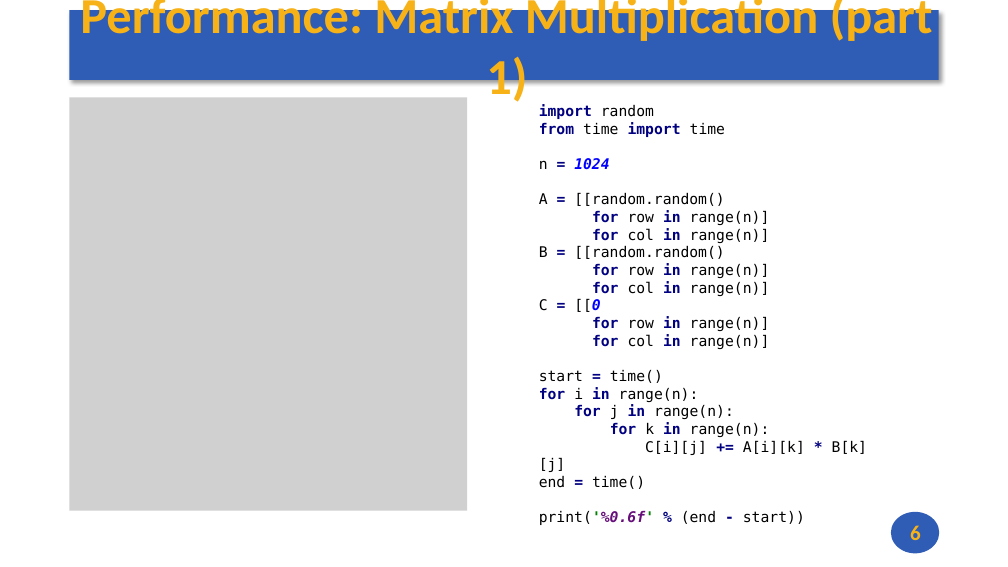
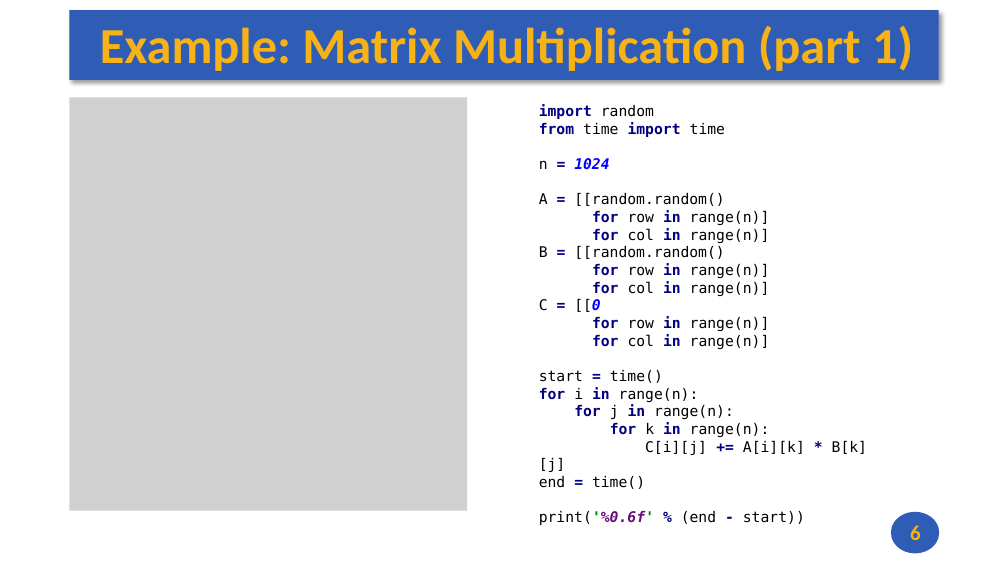
Before and after one commit to andrewt0301/hse-acos-course, a slide deck: slide 6 of docs/part1ca/01_Introduction/CA_Lecture_01.pptx. Drawn at 1008x567 pixels with LibreOffice and Linux fonts; fonts in the diff are those of the drawing; grey boxes stand for pictures. Boxes give left, top, right and bottom in pixels: in the first picture for what was removed or moved away, otherwise in the second. Text is boxed around its words. In the diff, an @@ line names an element or a change of style, - is before the commit and + after.

```diff
--- a/docs/part1ca/01_Introduction/CA_Lecture_01.pptx
+++ b/docs/part1ca/01_Introduction/CA_Lecture_01.pptx
@@ title at (100,26,913,71): text changed @@
-Performance: Matrix Multiplication (part 1)
+Example: Matrix Multiplication (part 1)
```
Also in this commit, not shown: 4 other slides changed.
